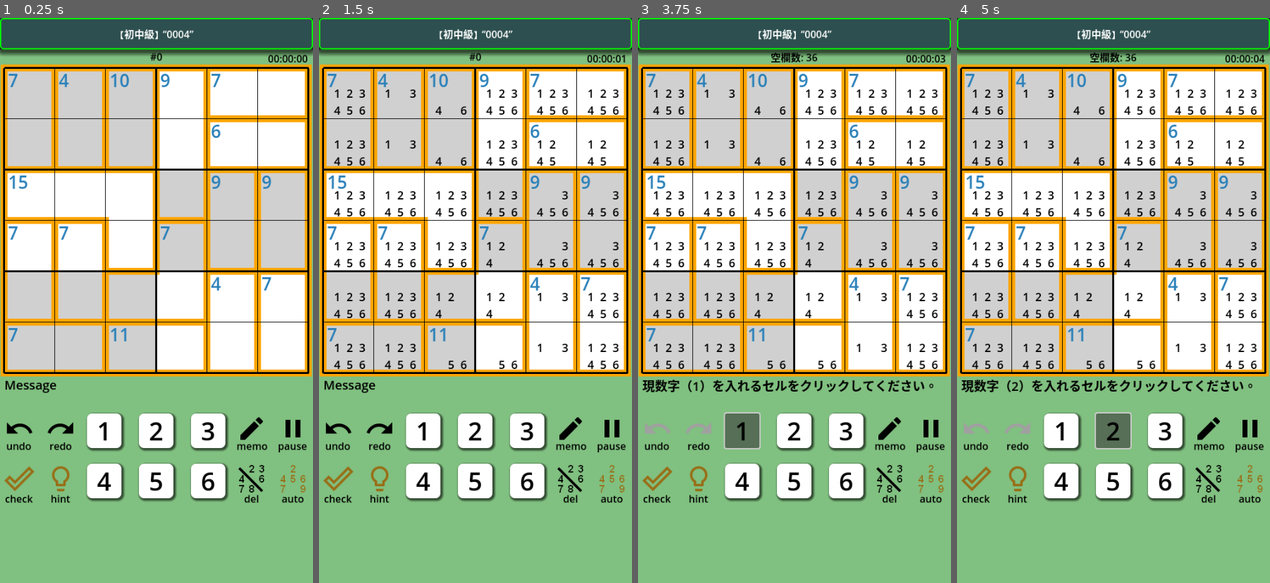
Above: before the commit, frames 1-4 (left to right).
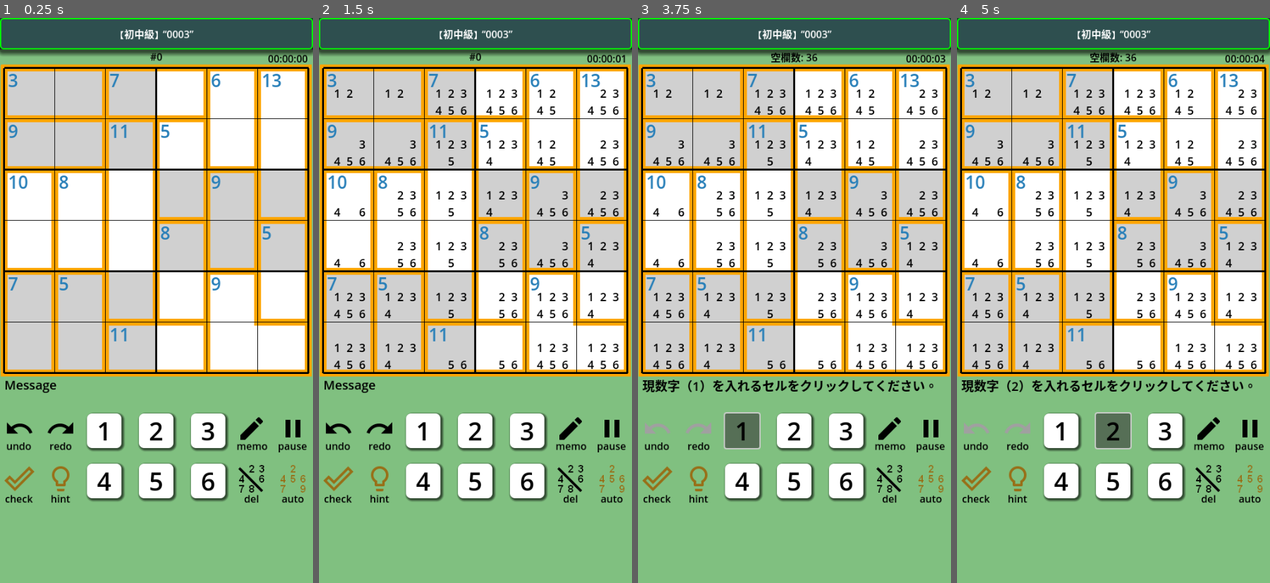
Above: after the commit, the same moments.

Repository: vivisuke/GD4KillerSudoku6
Game: Godot game, scene res://main_scene.tscn
The game is run twice, just before and just after one commit, with the same random seed, the same clock (stepped at 60 frames per second) and the same inputs.
Inputs:
- Up to frame 1 (0.25 s): no input
- Up to frame 2 (1.5 s): click "hint" at 0.5 s; click "auto" at 1.25 s
- Up to frame 3 (3.75 s): click "undo" at 2 s; click "redo" at 2.75 s; click "1" at 3.5 s
- Up to frame 4 (5 s): click "2" at 4.25 s

The runs differ from the first frame. In frame 1, 6.1% of the frame differs, in the area x 2-98%, y 2-63%; in frame 2, 7.5%; in frame 3, 7.5%; in frame 4, 7.5%.

Commit message:
0072 ◎ C 04/13 04/13 0.001│問題│アリア外に数字が入っている場合に rule21 の計算が不正になる場合がある

Diff:
--- a/GD4KillerSudoku6/scripts/main_scene.gd
+++ b/GD4KillerSudoku6/scripts/main_scene.gd
@@ -125,6 +125,7 @@
 var input_num = 0			# 入力された数字
 var nRemoved
 var nAnswer = 0				# 解答数
+var waiting = 0				# ウェイト状態
 
 var cage_labels = []		# ケージ合計数字用ラベル配列
 var clue_labels = []		# 手がかり数字用ラベル配列
@@ -201,7 +202,7 @@
 	elif !g.todaysQuest:		# ランダム生成の場合
 		if g.qName == "":
 			##gen_qName()
-			g.qName = "0004"
+			g.qName = "0003"
 			$TitleBar/Label.text = titleText()
 	var stxt = g.qName+str(g.qLevel)
 	if g.qNumber != 0: stxt += "Q"
@@ -413,6 +414,10 @@
 
 # Called every frame. 'delta' is the elapsed time since the previous frame.
 func _process(delta):
+	if waiting > 0:
+		#print(waiting)
+		waiting -= 1
+		return
 	if !solvedStat && !paused:
 		g.elapsedTime += delta
 		var sec = int(g.elapsedTime)
@@ -467,34 +472,10 @@
 	pass
 func remove_candidates_in_cage():	# 各ケージで不可能な候補数字を消す
 	for cx in range(cage_list.size()):
-		#var b = 0
 		var cage = cage_list[cx]
 		var b = cage_bits(cage)
 		for i in range(cage[CAGE_IX_LIST].size()):
 			candidates_bit[cage[CAGE_IX_LIST][i]] &= b
-		#if cage[CAGE_IX_LIST].size() == 2:
-		#	if cage[CAGE_SUM] == 3: b = BIT_1 | BIT_2
-		#	elif cage[CAGE_SUM] == 4: b = BIT_1 | BIT_3
-		#	elif cage[CAGE_SUM] == 5: b = BIT_1 | BIT_2 | BIT_3 | BIT_4
-		#	elif cage[CAGE_SUM] == 6: b = BIT_1 | BIT_2 | BIT_4 | BIT_5
-		#	elif cage[CAGE_SUM] == 8: b = BIT_2 | BIT_3 | BIT_5 | BIT_6
-		#	elif cage[CAGE_SUM] == 9: b = BIT_3 | BIT_4 | BIT_5 | BIT_6
-		#	elif cage[CAGE_SUM] == 10: b = BIT_4 | BIT_6
-		#	elif cage[CAGE_SUM] == 11: b = BIT_5 | BIT_6
-		#elif cage[CAGE_IX_LIST].size() == 3:
-		#	if cage[CAGE_SUM] == 6: b = BIT_1 | BIT_2 | BIT_3
-		#	elif cage[CAGE_SUM] == 7: b = BIT_1 | BIT_2 | BIT_4
-		#	elif cage[CAGE_SUM] == 8: b = BIT_1 | BIT_2 | BIT_3 | BIT_4 | BIT_5
-		#	elif cage[CAGE_SUM] == 14: b = BIT_3 | BIT_5 | BIT_6
-		#	elif cage[CAGE_SUM] == 15: b = BIT_4 | BIT_5 | BIT_6
-		#elif cage[CAGE_IX_LIST].size() == 4:
-		#	if cage[CAGE_SUM] == 10: b = BIT_1 | BIT_2 | BIT_3 | BIT_4
-		#	elif cage[CAGE_SUM] == 11: b = BIT_1 | BIT_2 | BIT_4 | BIT_5
-		#	elif cage[CAGE_SUM] == 17: b = BIT_2 | BIT_4 | BIT_5 | BIT_6
-		#	elif cage[CAGE_SUM] == 18: b = BIT_3 | BIT_4 | BIT_5 | BIT_6
-		#if b != 0:
-		#	for i in range(cage[CAGE_IX_LIST].size()):
-		#		candidates_bit[cage[CAGE_IX_LIST][i]] &= b
 func gen_ans_sub(ix : int, line_used):
 	#print_cells()
 	#print_box_used()
@@ -974,6 +955,7 @@
 	confetti_count_down = 5.0
 	$CPUParticles2D.emitting = true
 	$CanvasLayer/ColorRect.show()
+	waiting = 60				# 0.5秒ウェイト
 	shock_wave_timer = 0.0      # start shock wave
 	if sound:
 		$Audio/Solved.play()		# （キラーン）効果音再生
@@ -1133,6 +1115,7 @@
 			_on_hint_button_pressed()
 			return
 		elif event.as_text() == "W" :
+			waiting = 60
 			shock_wave_timer = 0.0      # start shock wave
 		var n = int(event.as_text())
 		if n >= 1 && n <= N_HORZ:
@@ -1354,7 +1337,7 @@
 		if cage_processed[c] && c != cxio:
 			#if !not_empty_cage[c]:
 			if cage_sum_in[c] == 0:
-				r -= cage_list[c][CAGE_SUM]
+				r -= cage_list[c][CAGE_SUM] - cage_sum_out[c]
 			else:
 				r -= cage_sum_in[c]
 	print("(%d %d %d %d)" % [x0, y0, wd, ht])
@@ -1460,6 +1443,50 @@
 					if (bits1 & BIT_6) != 0: return [cage[CAGE_IX_LIST][1], 5]
 					if (bits1 & BIT_5) != 0: return [cage[CAGE_IX_LIST][1], 6]
 	return [-1, -1]
+# 裸のシングルを探す
+# ただし、候補数字がすでに計算されているものとする
+func find_naked_single():
+	for ix in range(N_CELLS):
+		var c = candidates_bit[ix]
+		if c != 0 && ((c-1)&c) == 0:
+			return [ix, bit_to_num(c)]
+	return [-1, -1]
+# 指定エリア内で候補数字数を数え、一箇所だけの位置・数字を返す
+func find_hidden_single_sub(x0:int, y0:int, wd:int, ht:int):
+	#var b0 = 0b111111	# ビットの数が0
+	var b1 = 0			# ビットの数が1
+	var b2 = 0			# ビットの数が2以上
+	#print("b1, b2 = 0x%x, 0x%x" % [b1, b2])
+	for v in range(ht):
+		for h in range(wd):
+			var c = candidates_bit[xyToIX(x0+h, y0+v)]
+			b2 |= c & b1
+			b1 ^= c
+			#b0 ^= c
+			#print("c, b1, b2 = 0x%x, 0x%x, 0x%x" % [c, b1, b2])
+	b1 &= ~b2
+	if b1 == 0: return [-1, -1]
+	for v in range(ht):
+		for h in range(wd):
+			var ix = xyToIX(x0+h, y0+v)
+			var c = candidates_bit[ix]
+			if (c & b1) != 0:
+				return [ix, bit_to_num(b1)]
+	return [-1, -1]		# ここには来ないはずだが、念のため
+# 隠れたシングルを探す
+# ただし、候補数字がすでに計算されているものとする
+func find_hidden_single():
+	for y in range(N_VERT):
+		var r = find_hidden_single_sub(0, y, N_HORZ, 1)
+		if r[0] >= 0: return r
+	for x in range(N_HORZ):
+		var r = find_hidden_single_sub(x, 0, 1, N_VERT)
+		if r[0] >= 0: return r
+	for y in range(3):
+		for x in range(2):
+			var r = find_hidden_single_sub(x*3, y*2, 3, 2)
+			if r[0] >= 0: return r
+	return [-1, -1]
 
 func _on_hint_button_pressed():
 	var bix = find_last_blank_cell_in_cage()
@@ -1473,6 +1500,13 @@
 	print("rule21: ", bix)
 	bix = find_locked_double()
 	print("locked double: ", bix)
+	#
+	init_candidates()		# 可能候補数字計算 → candidates_bit[]
+	remove_candidates_in_cage()		# 各ケージに入らない候補数字削除
+	bix = find_hidden_single()
+	print("hidden single: ", bix)
+	bix = find_naked_single()
+	print("naked single: ", bix)
 	pass # Replace with function body.
 
 
@@ -1495,7 +1529,6 @@
 		else:							# 数字が入っていない場合
 			var mask = BIT_1
 			for i in range(N_HORZ):
-				#if memo_labels[ix][i].text != "": bits |= mask
 				if (candidates_bit[ix] & mask) != 0:
 					memo_labels[ix][i].text = str(i+1)
 				else:
Not shown, changed: GD4KillerSudoku6.spr
